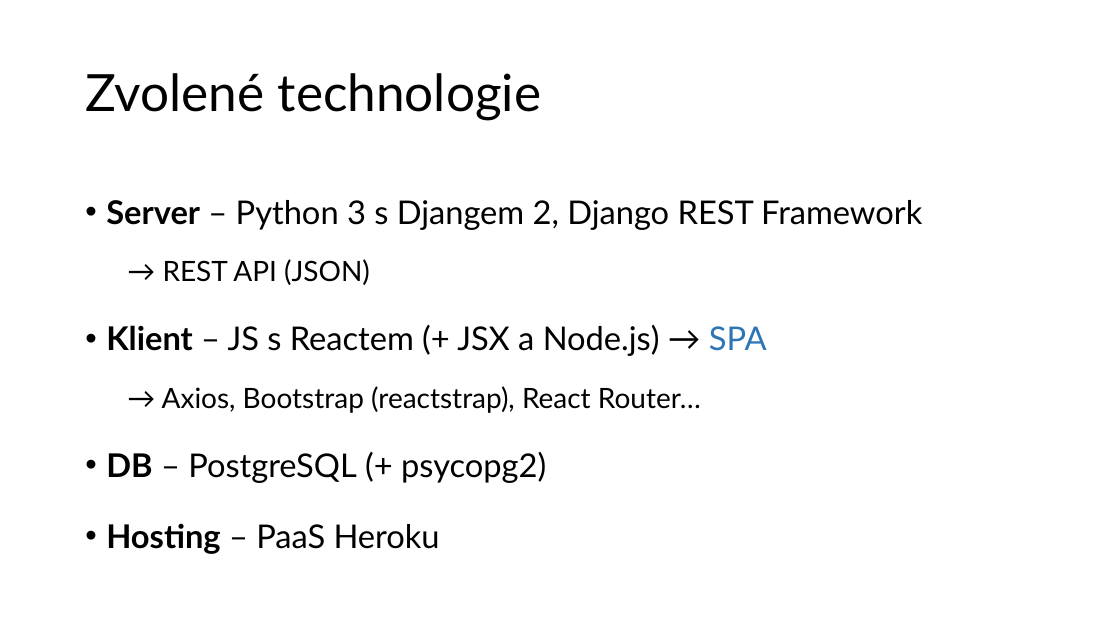
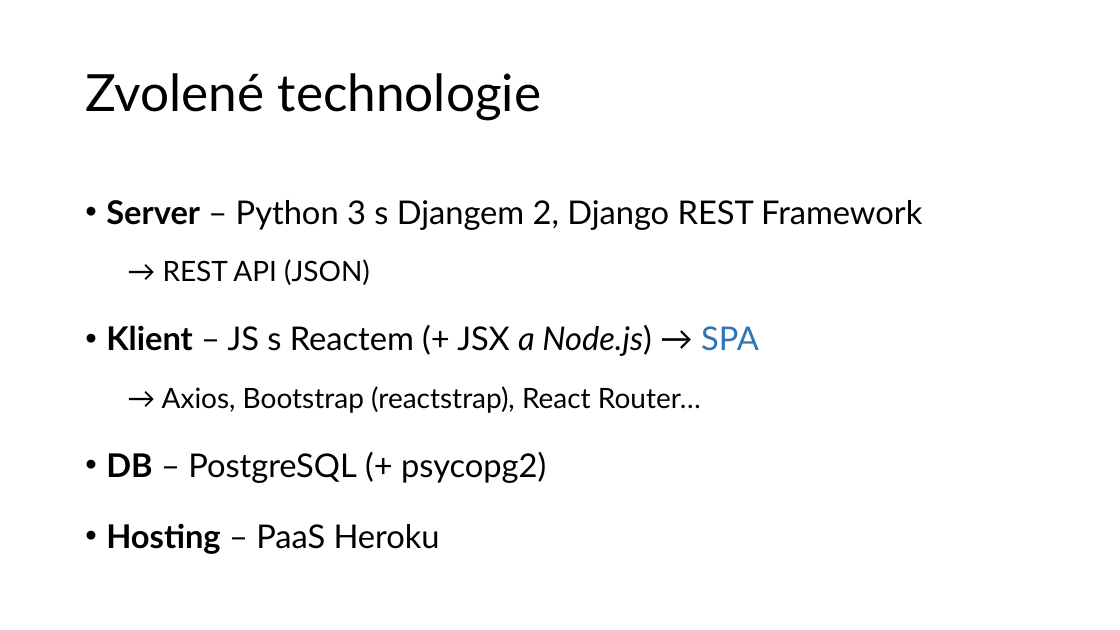
Before and after one commit to rodlukas/bachelors-thesis, a slide deck: slide 6 of prezentace/DPR prezentace.pptx. Drawn at 1120x630 pixels with LibreOffice and Linux fonts; fonts in the diff are those of the drawing. Boxes give left, top, right and bottom in pixels: in the first picture for what was removed or moved away, otherwise in the second. Text is boxed around its words. In the diff, an @@ line names an element or a change of style, - is before the commit and + after.

```diff
--- a/prezentace/DPR prezentace.pptx
+++ b/prezentace/DPR prezentace.pptx
@@ text at bbox=[106, 325, 759, 356]: italic on in "a Node.js)" @@
```
Also in this commit, not shown: 1 other slide changed, 1 slide added.
